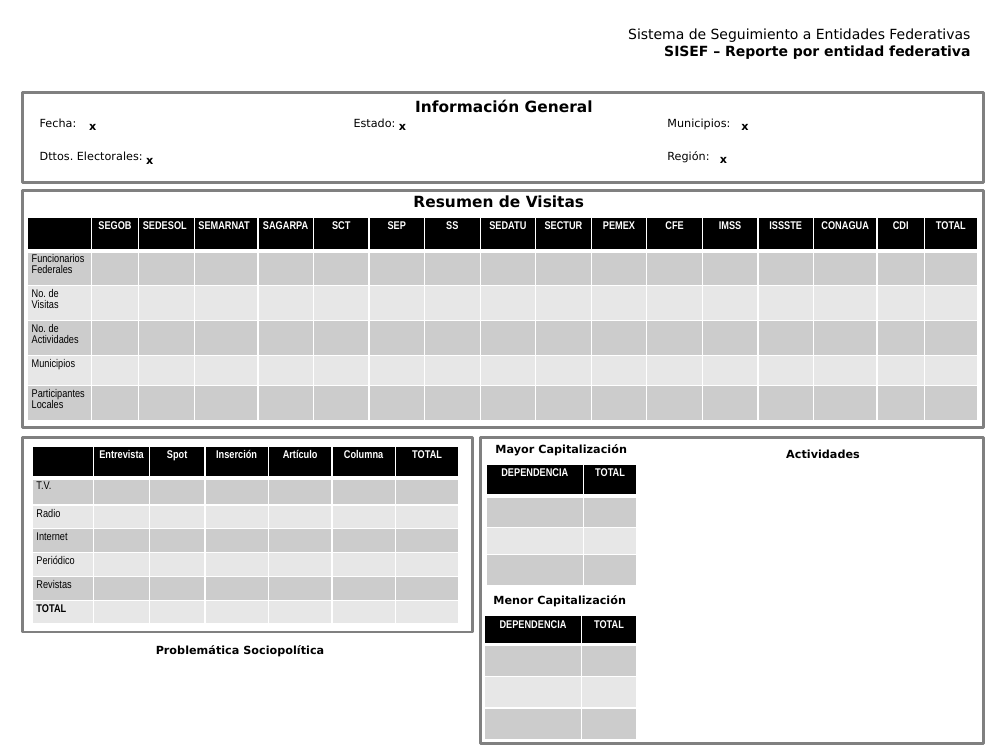
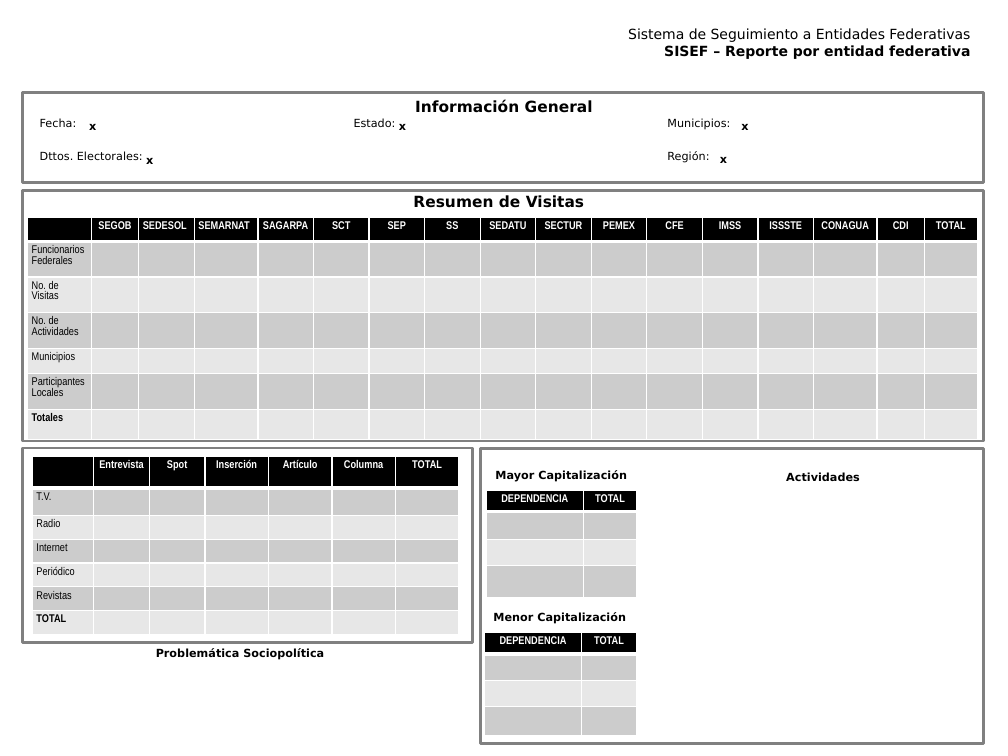
Before and after one commit to fpedro23/visitas, a slide deck: slide 1 of visitas_stg/static/ppt/Reporte_Estado_sisef.pptx. Drawn at 1008x756 pixels with LibreOffice and Linux fonts; fonts in the diff are those of the drawing; background and template pictures are left out. Boxes give left, top, right and bottom in pixels: in the first picture for what was removed or moved away, otherwise in the second. Text is boxed around its words. In the diff, an @@ line names an element or a change of style, - is before the commit and + after.

Commit message:
totales en reportes predefinidos

```diff
--- a/visitas_stg/static/ppt/Reporte_Estado_sisef.pptx
+++ b/visitas_stg/static/ppt/Reporte_Estado_sisef.pptx
@@ rectangle: place and size @@
-rectangle at (22, 191, 983, 427)
+rectangle at (22, 191, 983, 442)
@@ table at (27, 218, 975, 440) @@
+row 7: Totales |  |  |  |  |  |  |  |  |  |  |  |  |  |  |  | 
@@ rectangle: place and size @@
-rectangle at (22, 437, 472, 632)
+rectangle at (22, 448, 472, 642)
@@ rectangle: place and size @@
-rectangle at (481, 437, 983, 744)
+rectangle at (481, 449, 983, 744)
@@ table: place and size @@
-table at (32, 447, 459, 625)
+table at (32, 457, 459, 635)
@@ text "Mayor Capitalización": place and size @@
-text "Mayor Capitalización" at (495, 444, 627, 456)
+text "Mayor Capitalización" at (495, 470, 627, 482)
@@ text "Actividades": place and size @@
-text "Actividades" at (786, 449, 860, 458)
+text "Actividades" at (786, 472, 860, 481)
@@ table: place and size @@
-table at (487, 464, 637, 586)
+table at (487, 490, 637, 598)
@@ text "Menor Capitalización": place and size @@
-text "Menor Capitalización" at (493, 595, 626, 607)
+text "Menor Capitalización" at (493, 612, 626, 624)
@@ table: place and size @@
-table at (485, 616, 636, 740)
+table at (485, 633, 636, 736)
```
Also in this commit, not shown: 3 other files.
